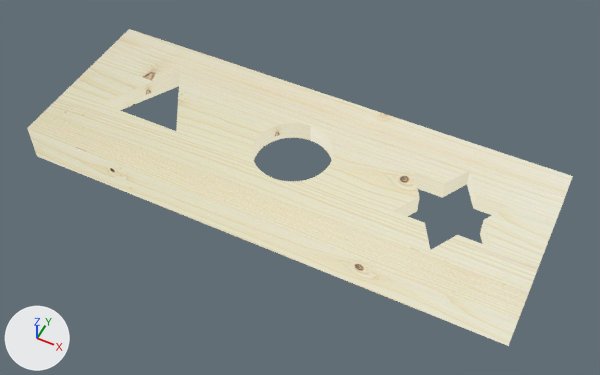
One commit to the glTF model godot/assets/models/shape_matching/lid02.glb: the scene before it, then after it.
Camera for both pictures: a camera (50 mm lens) standing at (3.2, -6.2, 7.4) and looking at (0.17, -0.14, -0.18). The axes (+X, +Y, +Z) are drawn at lower left. The lights are the same throughout.

Before the edit, the objects in view are built like this:
```python
mat_material_035 = bpy.data.materials.new('Material.035')
mat_material_035.use_nodes = True; mat_material_035.node_tree.nodes.clear()
_N = mat_material_035.node_tree.nodes; _L = mat_material_035.node_tree.links
n0 = _N.new('ShaderNodeEmission'); n0.name = 'Emission'
n1 = _N.new('ShaderNodeLightPath'); n1.name = 'Light Path'
n2 = _N.new('ShaderNodeBsdfTransparent'); n2.name = 'Transparent BSDF'
n3 = _N.new('ShaderNodeMixShader'); n3.name = 'Mix Shader'
n4 = _N.new('ShaderNodeOutputMaterial'); n4.name = 'Material Output'
n5 = _N.new('ShaderNodeTexImage'); n5.name = 'Image Texture'
n5.image = img_texture
_L.new(n1.outputs[0], n3.inputs[0])  # 'Is Camera Ray' to 'Factor'
_L.new(n2.outputs[0], n3.inputs[1])  # 'BSDF' to 'Shader'
_L.new(n0.outputs[0], n3.inputs[2])  # 'Emission' to 'Shader'
_L.new(n3.outputs[0], n4.inputs[0])  # 'Shader' to 'Surface'
_L.new(n5.outputs[0], n0.inputs[0])  # 'Color' to 'Color'
me_cube_014 = bpy.data.meshes.new('Cube.014')
me_cube_014.from_pydata(...)  # 110 vertices, 228 faces; spans x -3.1..3.1, y -1.1..1.1, z -0.25..0.25
me_cube_014.materials.append(mat_material_035)
ob_lid_008 = bpy.data.objects.new('Lid.008', me_cube_014)
ob_lid_008.location = (0.0, 0.0, 0.0)
```
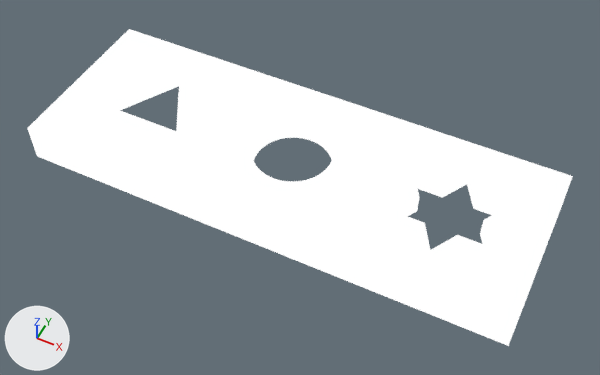
Where the change shows, as pixel boxes (x1, y1, x2, y2) in the pictures (600 x 375 px):
```json
{"object": "Lid.008", "change": "surface changed", "before": [27, 29, 573, 346], "after": [27, 29, 573, 346]}
```

Scene script edits in JSON lines:
```json
{"op": "remove", "block": "mat_material_035", "code": "n5 = _N.new('ShaderNodeTexImage'); n5.name = 'Image Texture'"}
{"op": "remove", "block": "mat_material_035", "code": "n5.image = img_texture"}
{"block": "mat_material_035", "where": "n0 = _N.new('ShaderNodeEmission'); n0.name = 'Emission'"}
{"op": "remove", "block": "mat_material_035", "code": "_L.new(n5.outputs[0], n0.inputs[0])  # 'Color' to 'Color'"}
```
